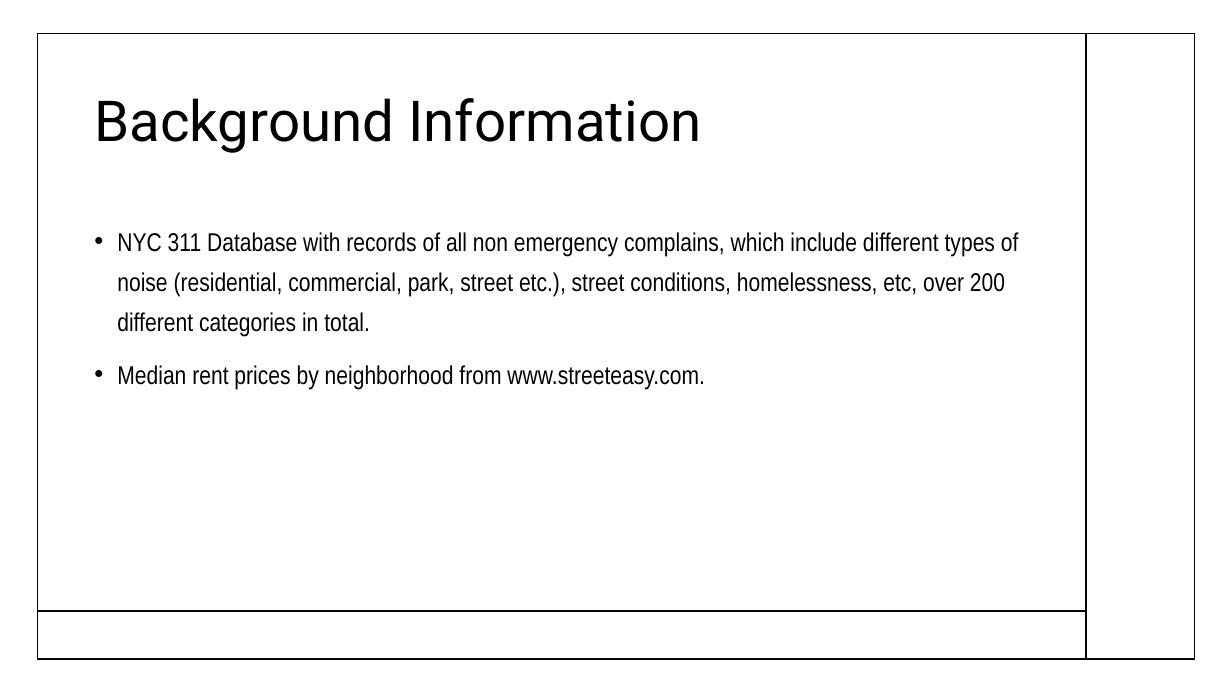
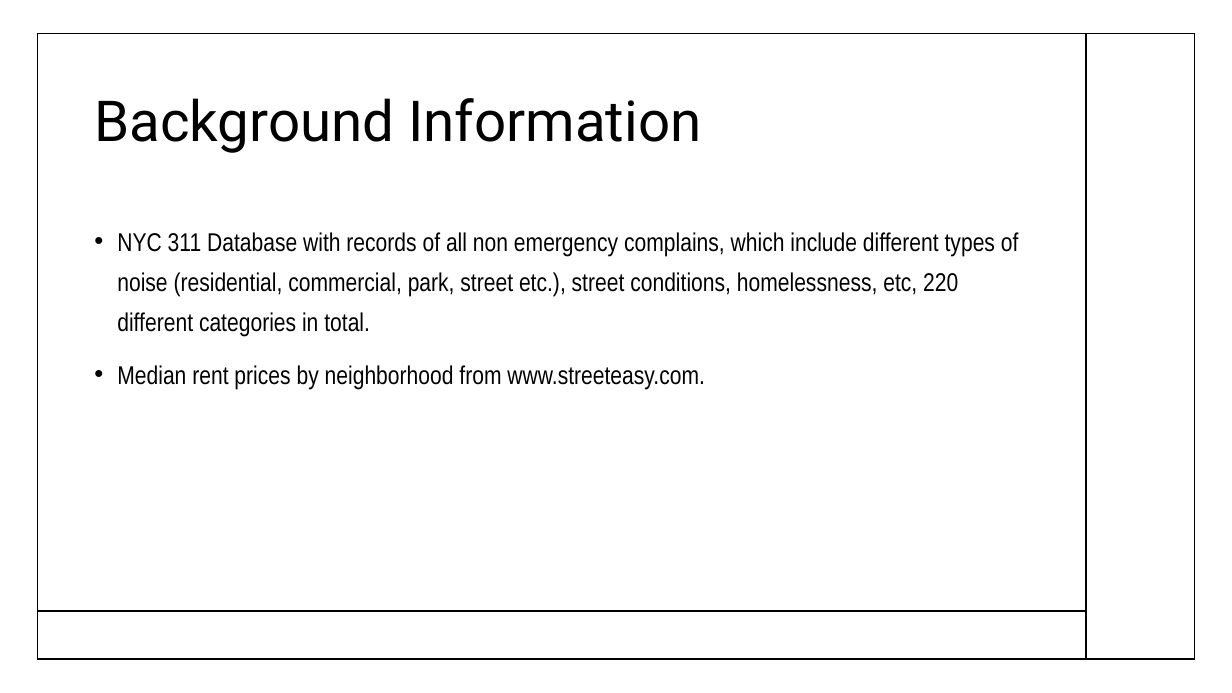
Before and after one commit to linako111/python311, a slide deck: slide 3 of Presentation1.pptx. Drawn at 1232x693 pixels with LibreOffice and Linux fonts; fonts in the diff are those of the drawing. Boxes give left, top, right and bottom in pixels: in the first picture for what was removed or moved away, otherwise in the second. Text is boxed around its words. In the diff, an @@ line names an element or a change of style, - is before the commit and + after.

```diff
--- a/Presentation1.pptx
+++ b/Presentation1.pptx
@@ text at [117, 232, 1019, 337]: text changed @@
-• NYC 311 Database with records of all non emergency complains, which include different types of noise (residential, commercial, park, street etc.), street conditions, homelessness, etc, over 200 different categories in total.
+• NYC 311 Database with records of all non emergency complains, which include different types of noise (residential, commercial, park, street etc.), street conditions, homelessness, etc, 220 different categories in total.
```
Also in this commit, not shown: 1 other slide changed, 3 slides added, 3 other files.
